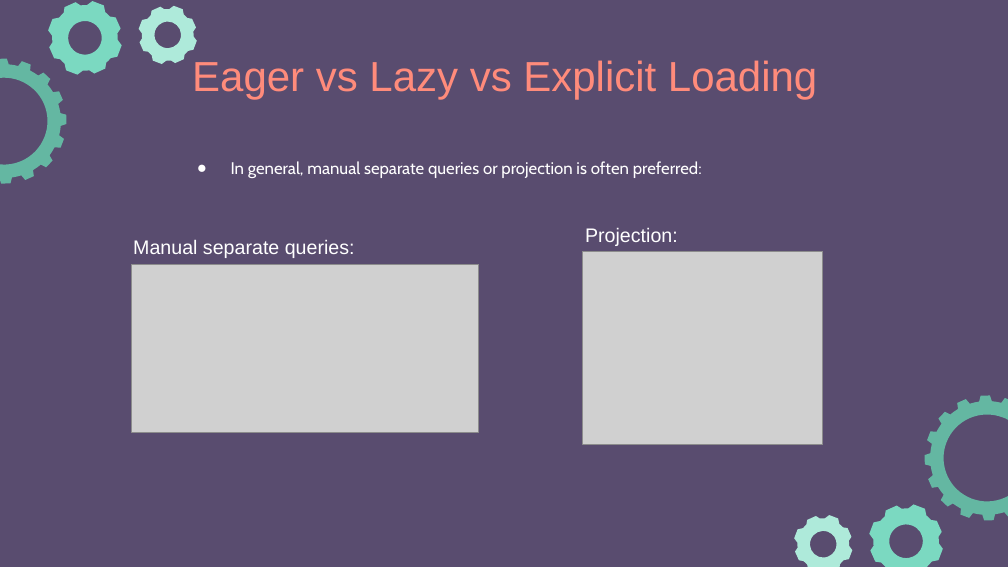
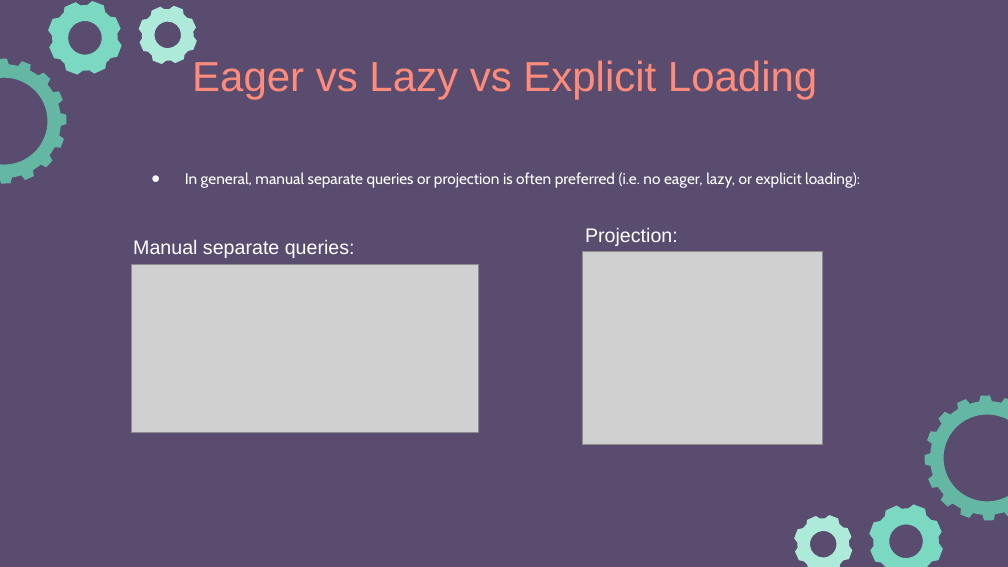
Before and after one commit to e-m-wilson/dotnet, a slide deck: slide 31 of Resources-Notes-Ppts/ASP-NET-Identity/ASPNET.pptx. Drawn at 1008x567 pixels with LibreOffice and Linux fonts; fonts in the diff are those of the drawing; grey boxes stand for pictures. Boxes give left, top, right and bottom in pixels: in the first picture for what was removed or moved away, otherwise in the second. Text is boxed around its words. In the diff, an @@ line names an element or a change of style, - is before the commit and + after.

Commit message:
update

```diff
--- a/Resources-Notes-Ppts/ASP-NET-Identity/ASPNET.pptx
+++ b/Resources-Notes-Ppts/ASP-NET-Identity/ASPNET.pptx
@@ text at (185, 172, 860, 188): text changed; size 12 to 11 pt @@
-● In general, manual separate queries or projection is often preferred:
+● In general, manual separate queries or projection is often preferred (i.e. no eager, lazy, or explicit loading):
```
